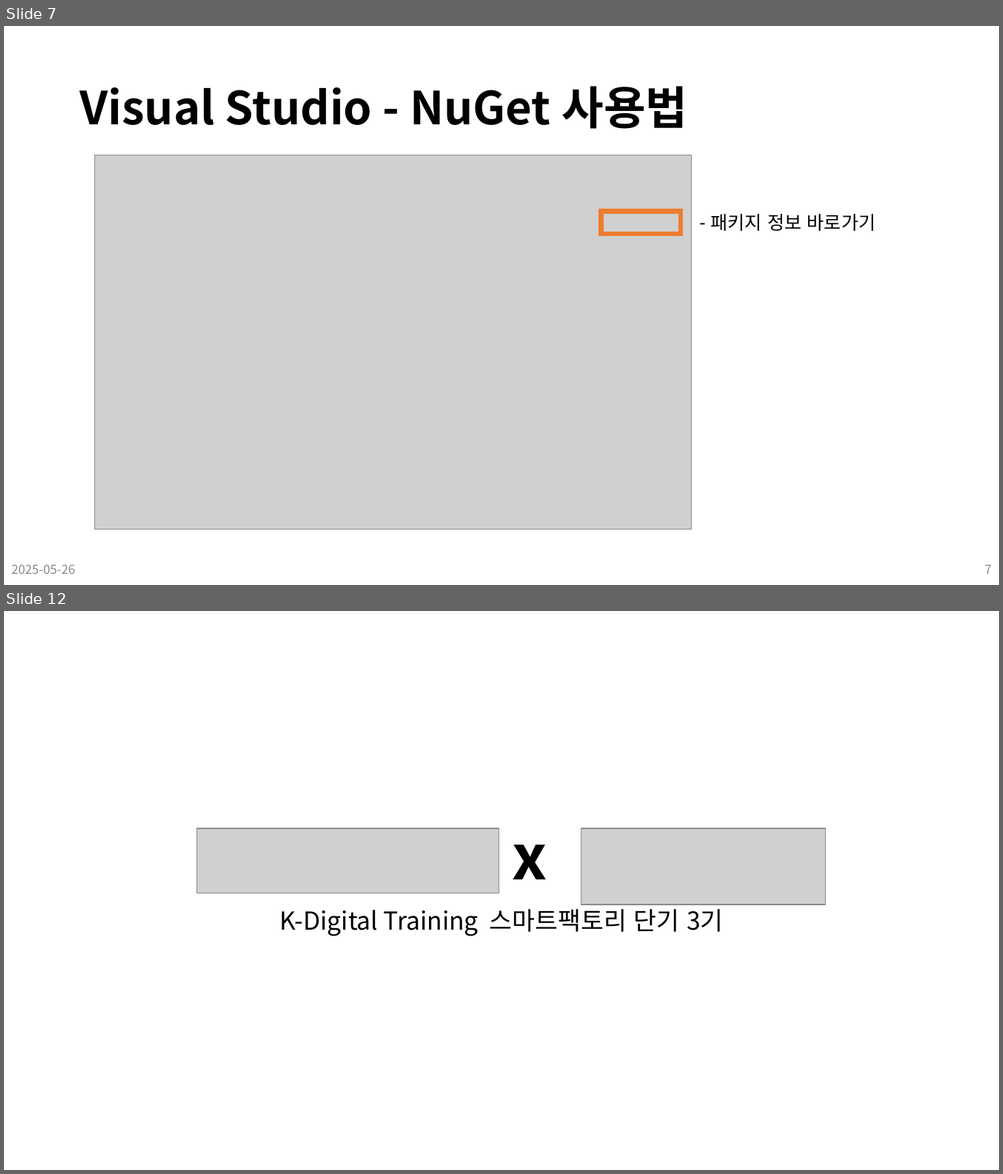
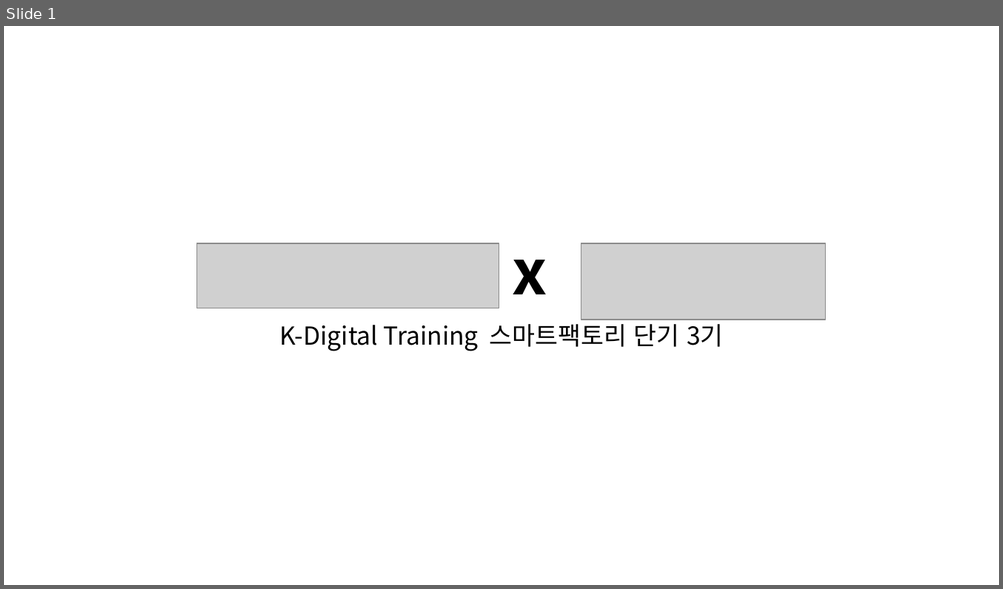
Before and after one commit to Leader-Lesson/KDT_SF_Short_5th, a slide deck: material/21_CSharp_WPF (DataFrame).pptx. Shown one above the other, each under a label of ours: slides 7 and 12 before the commit, slide 1 after it; the slides between them are not shown. The pictures are 1003x1174 and 1003x589 pixels, drawn with LibreOffice and Linux fonts; fonts in the diff are those of the drawing; grey boxes stand for pictures; background and template pictures are left out. Boxes give left, top, right and bottom in pixels: in the first picture for what was removed or moved away, otherwise in the second. Text is boxed around its words. In the diff, an @@ line names an element or a change of style, - is before the commit and + after.

```diff
--- a/material/21_CSharp_WPF (DataFrame).pptx
+++ b/material/21_CSharp_WPF (DataFrame).pptx
@@ slide 7 removed at (4,26,999,585), background #FFFFFF @@
@@ title removed at (79,86,687,129) @@
-Visual Studio - NuGet 사용법
@@ picture removed at (94,155,691,531) @@
@@ rectangle removed at (601,211,680,233) @@
@@ rectangle removed at (692,207,916,237) @@
-- 패키지 정보 바로가기
@@ text removed at (11,565,75,574) @@
-2025-05-26
@@ page number removed at (984,565,991,574) @@
-7
@@ what was slide 12 is now slide 1 @@
```
Also in this commit, not shown: 10 other slides removed, 11 other files.
